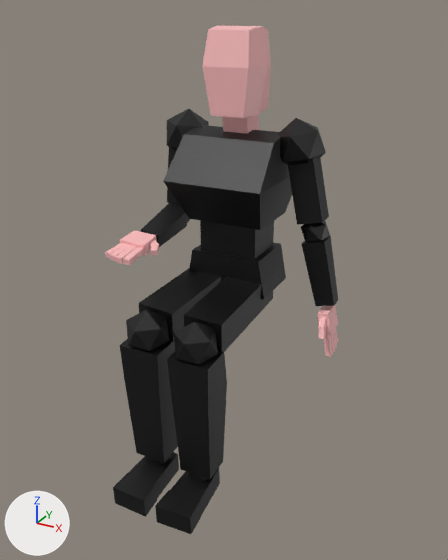
A saved change to the OBJ model ProyectoFinal/Models/Recepcionista/recepcionista_antebrazo_der.obj.
Rendered twice from a 50 mm lens placed at (1.85, -3.74, 3.84), pointed at (0.05, -0.47, 2.2). The axes (+X, +Y, +Z) are drawn at lower left. The lights are the same throughout. The older version comes first. Where no turn or scale is listed for an object, it has been applied to the vertices. Vertices at exactly the same position are counted once.

The first picture shows '������.003__0.005', '������.004__0.005', '������.011__0', '������.023__0.005', '����������������.001__0.036'.
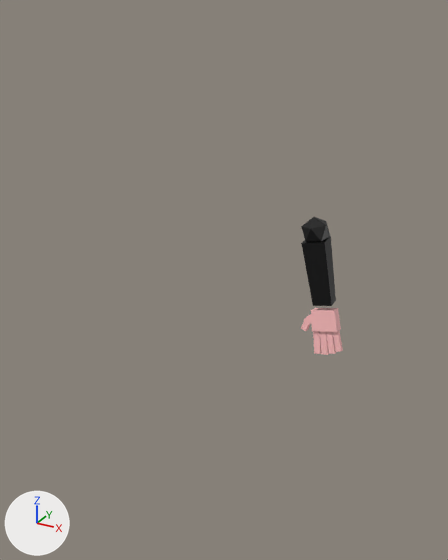
Diff of the bpy script that builds the scene:
```diff
--- a/ProyectoFinal/Models/Recepcionista/recepcionista_antebrazo_der.obj.py
+++ b/ProyectoFinal/Models/Recepcionista/recepcionista_antebrazo_der.obj.py
@@ me_023__0_005 @@
 # used by ob_023__0_005; location = (0.0, 0.0, 0.0)
-me_023__0_005.from_pydata(...)  # 120 vertices, 180 faces; spans x 0.546..0.68, y -0.145..0.152, z 1.571..1.903
+me_023__0_005.from_pydata(...)  # 120 vertices, 180 faces; spans x 0.421..0.745, y -0.031..0.086, z 1.554..1.914
+# me_023__0_005 part 1: the whole mesh is multiplied about its middle by the matrix ((-0.049, 0.972, -0.232), (-0.998, -0.057, -0.027), (-0.039, 0.23, 0.972)), then moved by (-0.042, 0.027, -0.012)
 me_023__0_005.materials.append(mat_scene___root_006)
@@ ob_003__0_005 @@
-ob_003__0_005 = bpy.data.objects.new('������.003__0.005', me_003__0_005)
-ob_003__0_005.location = (0.0, 0.0, 0.0)
@@ ob_011__0 @@
-ob_011__0 = bpy.data.objects.new('������.011__0', me_011__0)
-ob_011__0.location = (0.0, 0.0, 0.0)
@@ ob_001__0_036 @@
-ob_001__0_036 = bpy.data.objects.new('����������������.001__0.036', me_001__0_036)
-ob_001__0_036.location = (0.0, 0.0, 0.0)
```

Pixel boxes (x1, y1, x2, y2) of what changed, in the pictures (448 x 560 px):
'����������������.001__0.036', deleted: before (113, 109, 292, 534)
'������.011__0', deleted (pink): before (105, 25, 271, 265)
'������.003__0.005', deleted: before (278, 118, 329, 224)
'������.023__0.005', reshaped (95% wider, 9% shorter): before (317, 305, 338, 357); after (301, 308, 343, 355)
